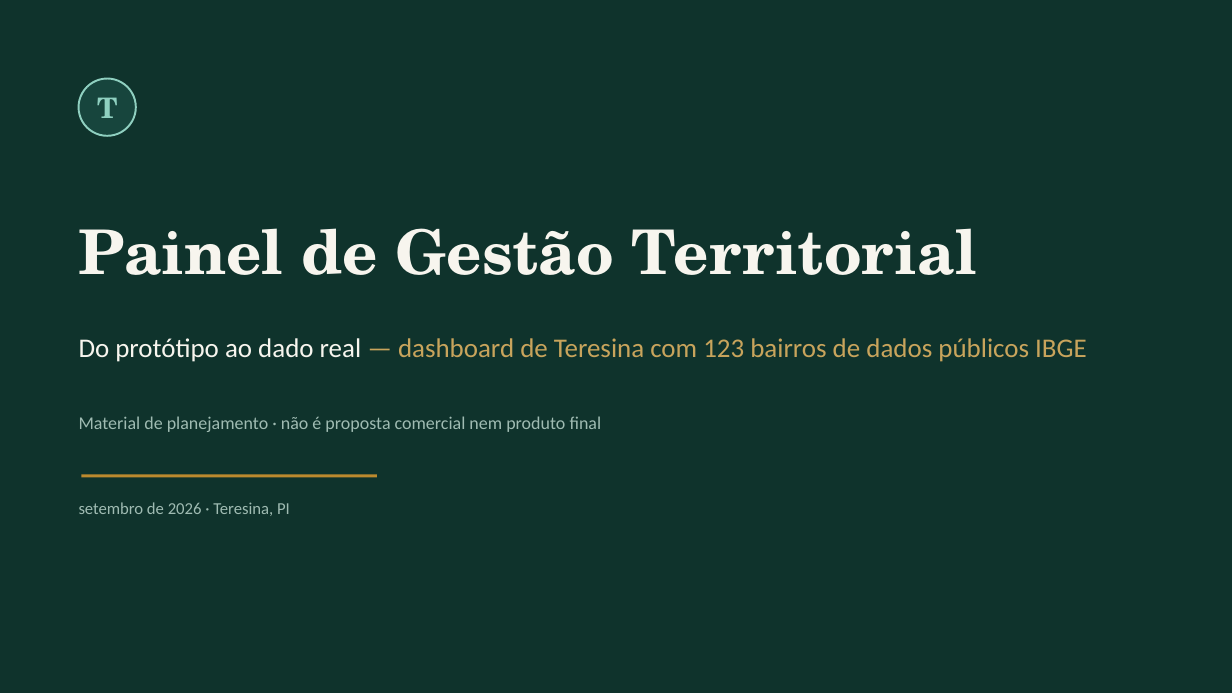
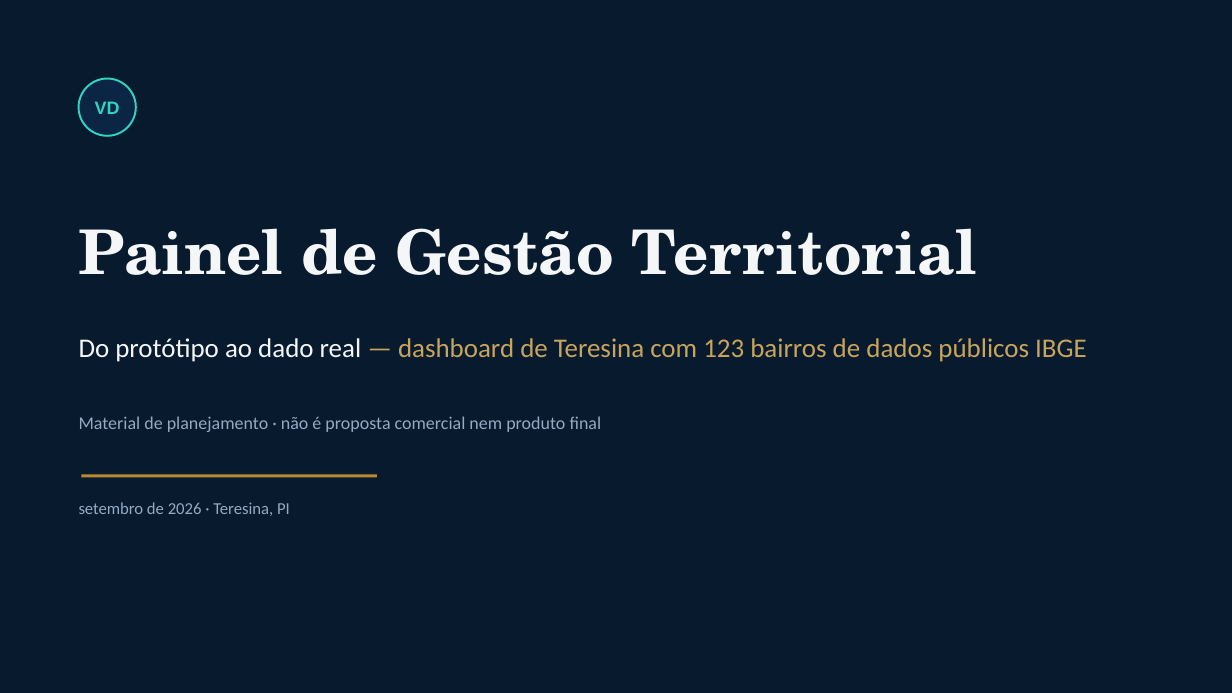
Before and after one commit to lailson/vertical_data, a slide deck: slide 1 of apresentacao/apresentacao-planejamento-painel-territorial.pptx. Drawn at 1232x693 pixels with LibreOffice and Linux fonts; fonts in the diff are those of the drawing. Boxes give left, top, right and bottom in pixels: in the first picture for what was removed or moved away, otherwise in the second. Text is boxed around its words. In the diff, an @@ line names an element or a change of style, - is before the commit and + after.

Commit message:
Migrar para vertical-data.pages.dev e levar o deck para a marca
Cloudflare Pages não renomeia projeto — a URL sai do nome, então foi criado
`vertical-data` e publicado nele. O antigo `painel-cerurb` segue no ar, com
senha; aposentá-lo é decisão à parte, porque o link já foi compartilhado.

Projeto novo não herda variável: o middleware responde 503 até que
PAINEL_USUARIO/PAINEL_SENHA existam no projeto. Falha na direção certa, e o
script agora diz o que fazer.

Deck:
- dash_hero.png e dash_scatter.png recapturados na marca, mesmas dimensões
  (1440x1330 e 1440x620), pelo Chrome headless em 1x e 3x
- paleta de identidade remapeada (verde quente -> navy/teal); o ocre ficou,
  porque é semântico nos slides e trocá-lo às cegas mexeria em contraste
- selo da capa: T -> VD
- Georgia continua: Inter não existe na máquina de quem abre o .pptx e cairia
  num fallback arbitrário. A fonte da marca vale onde ela é garantida — na web

```diff
--- a/apresentacao/apresentacao-planejamento-painel-territorial.pptx
+++ b/apresentacao/apresentacao-planejamento-painel-territorial.pptx
@@ background #0F332C to #071A2E @@
@@ ellipse at (x1=79, y1=79, x2=136, y2=136): fill #17453D to #0B2545; outline #8FD0C0 1.5 pt to #2FD5C0 1.5 pt @@
@@ text at (x1=95, y1=101, x2=120, y2=114): text changed; size 22 to 14 pt; font TeX Gyre Schola to Arial; text colour #8FD0C0 to #2FD5C0 @@
-T
+VD
@@ text "Painel de Gestão Territorial" at (x1=79, y1=228, x2=976, y2=275): text colour #F7F5EE to #F4F6F8 @@
@@ text "Do protótipo ao dado real ..." at (x1=79, y1=338, x2=1087, y2=362): text colour #F7F5EE to #F4F6F8 in "Do protótipo ao dado real" @@
@@ text "Material de planejamento · não ..." at (x1=79, y1=416, x2=602, y2=432): text colour #9FBBB2 to #93AAC0 @@
@@ text "setembro de 2026 · Teresina, ..." at (x1=79, y1=502, x2=290, y2=516): text colour #9FBBB2 to #93AAC0 @@
```
Also in this commit, not shown: 10 other slides changed, 6 other files.
